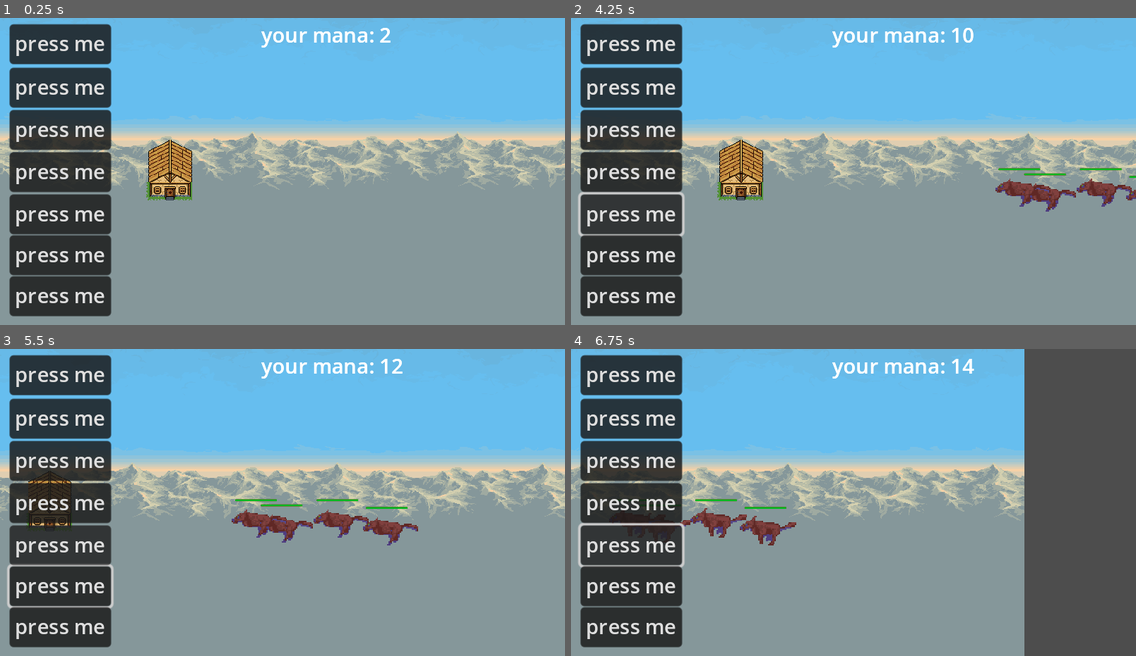
Above: before the commit, frames 1-4 (two rows, left to right).
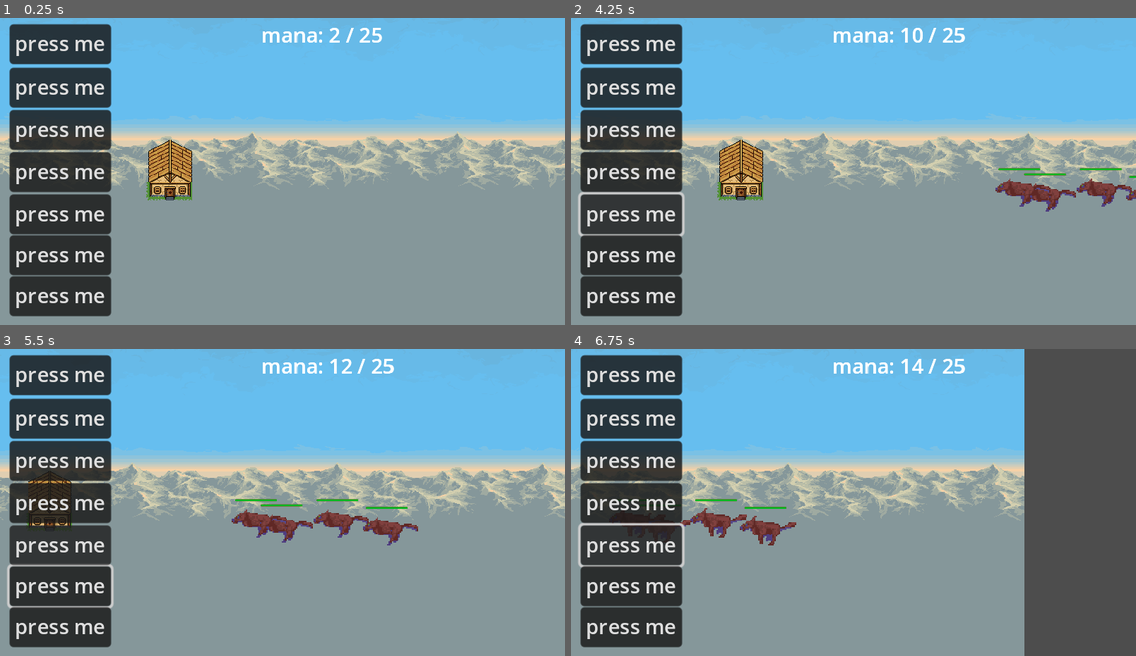
Above: after the commit, the same moments.

Repository: dpcks9677/Project_YEC
Game: Godot game, scene res://scenes/stage/stage_1.tscn
Two runs of this game, one before a commit and one after it. Both use one fixed random seed, a clock stepped at 60 frames per second and the inputs below.
Inputs:
- Up to frame 1 (0.25 s): no input
- Up to frame 2 (4.25 s): click "press me" at 0.5 s; click "press me" at 1.25 s; click "press me" at 2 s; click "press me" at 2.75 s; click "press me" at 3.5 s
- Up to frame 3 (5.5 s): hold Right (ui_right) 4.28-5.03 s; hold Down (ui_down) from 5.03 s (still down)
- Up to frame 4 (6.75 s): release Down (ui_down) at 5.78 s; hold Right (ui_right) 5.78-6.53 s; hold Up (ui_up) from 6.53 s (still down)

The runs differ from the first frame. In frame 1, 0.6% of the frame differs, in the area x 46-70%, y 3-10%; in frame 2, 0.6%, in the area x 46-72%, y 3-10%; in frame 3, 0.6%; in frame 4, 0.6%.

Commit message:
max_mana display

Diff:
--- a/scripts/hud.gd
+++ b/scripts/hud.gd
@@ -53,4 +53,4 @@
 
 #manaUI 관련 스크립트
 func displayMana():
-	get_node("manaUI").get_node("manaLabel").text = str("your mana: ", rsc.current_mana)
+	get_node("manaUI").get_node("manaLabel").text = str("mana: ", rsc.current_mana, " / ", rsc.max_mana)
